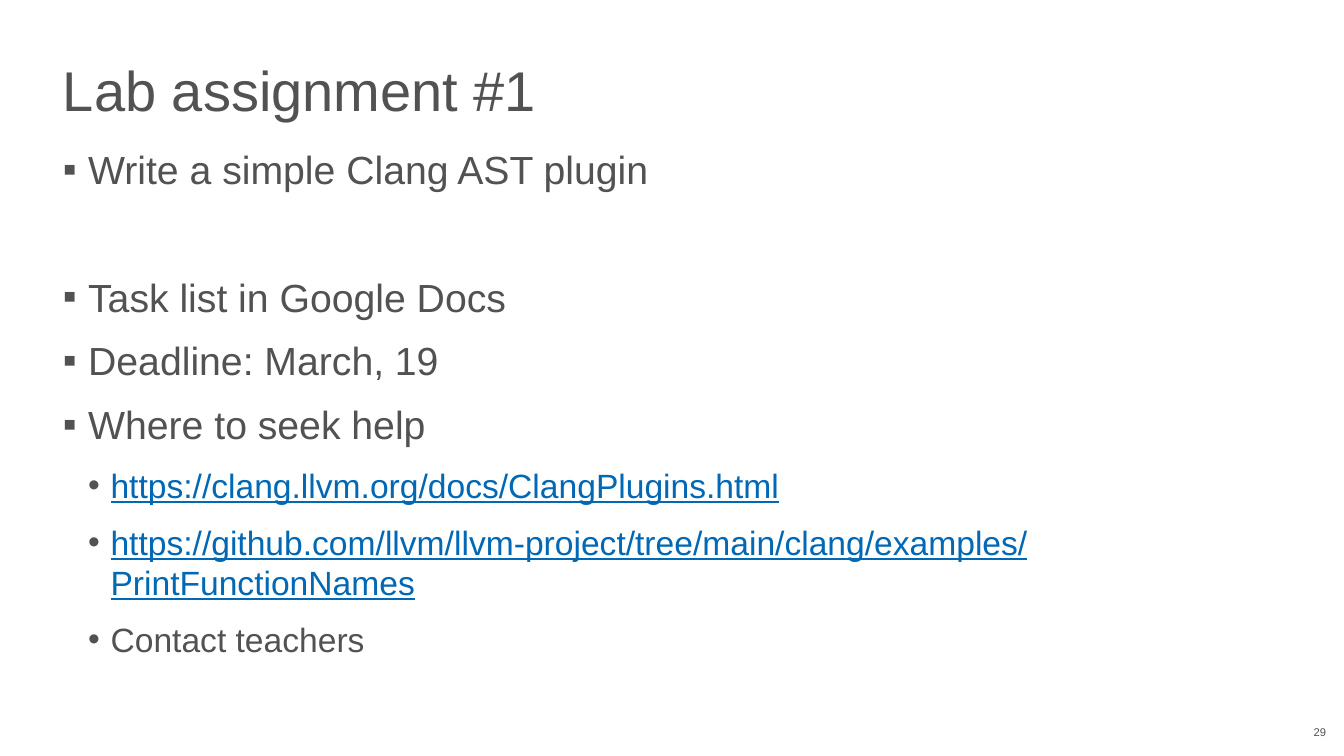
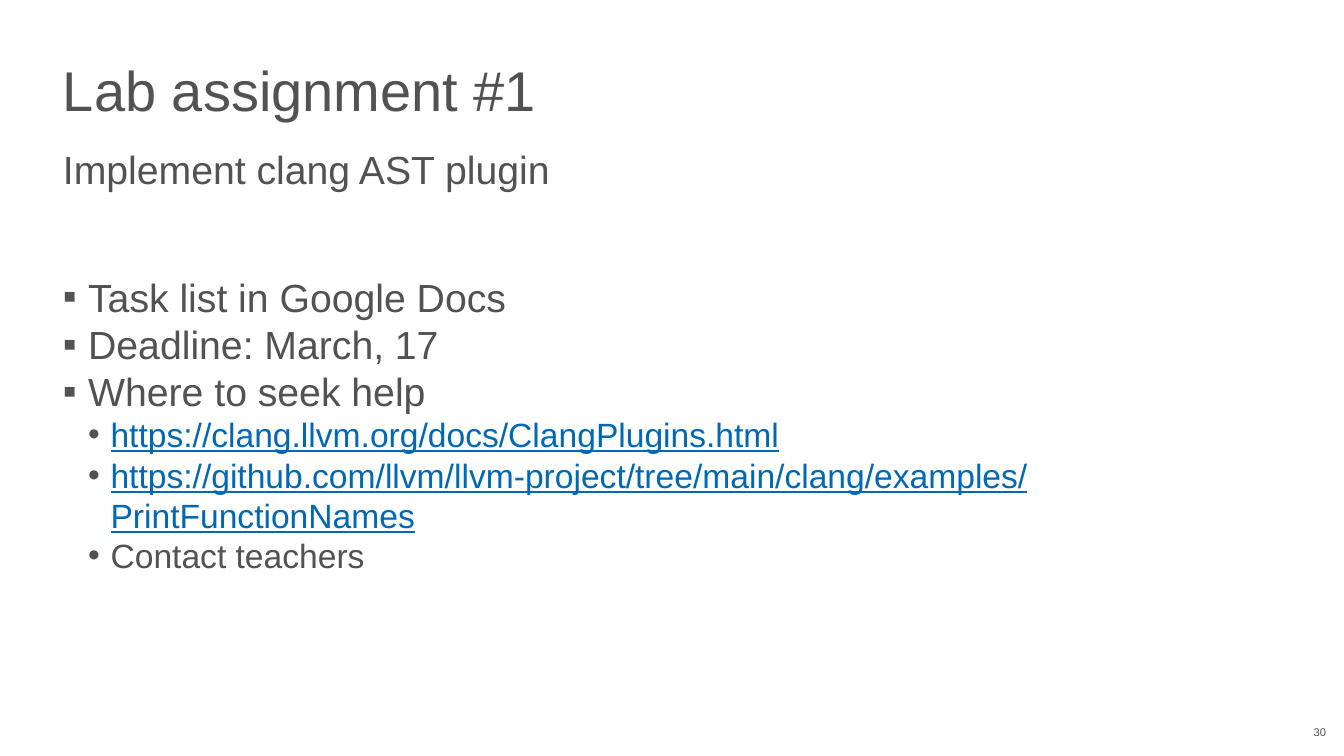
Before and after one commit to NN-complr-tech/Complr-course-lectures, a slide deck: slide 30 of 03-Clang-AST-and-static-analysis.pptx (slide 29 before the commit). Drawn at 1344x756 pixels with LibreOffice and Linux fonts; fonts in the diff are those of the drawing. Boxes give left, top, right and bottom in pixels: in the first picture for what was removed or moved away, otherwise in the second. Text is boxed around its words. In the diff, an @@ line names an element or a change of style, - is before the commit and + after.

Commit message:
Add 03-Clang-AST-and-static-analysis slides (2026)

```diff
--- a/03-Clang-AST-and-static-analysis.pptx
+++ b/03-Clang-AST-and-static-analysis.pptx
@@ text at (x1=63, y1=155, x2=550, y2=192): text changed @@
-▪ Write a simple Clang AST plugin
+Implement clang AST plugin
@@ text at (x1=88, y1=330, x2=439, y2=364): text changed @@
-▪ Deadline: March, 19
+▪ Deadline: March, 17
@@ text at (x1=88, y1=377, x2=1028, y2=569): less space between paragraphs @@
@@ page number at (x1=1314, y1=728, x2=1326, y2=736): text changed @@
-29
+30
```
Also in this commit, not shown: 15 other slides changed, 4 slides added, 2 slides removed.
